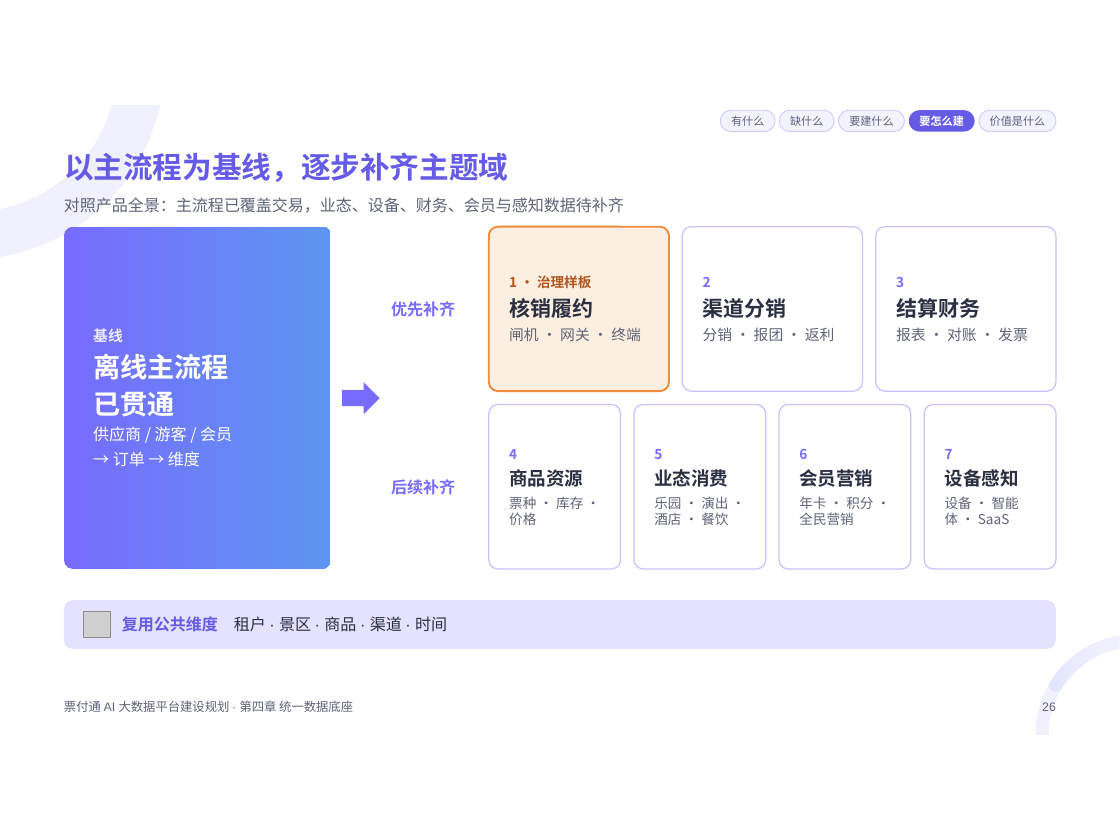
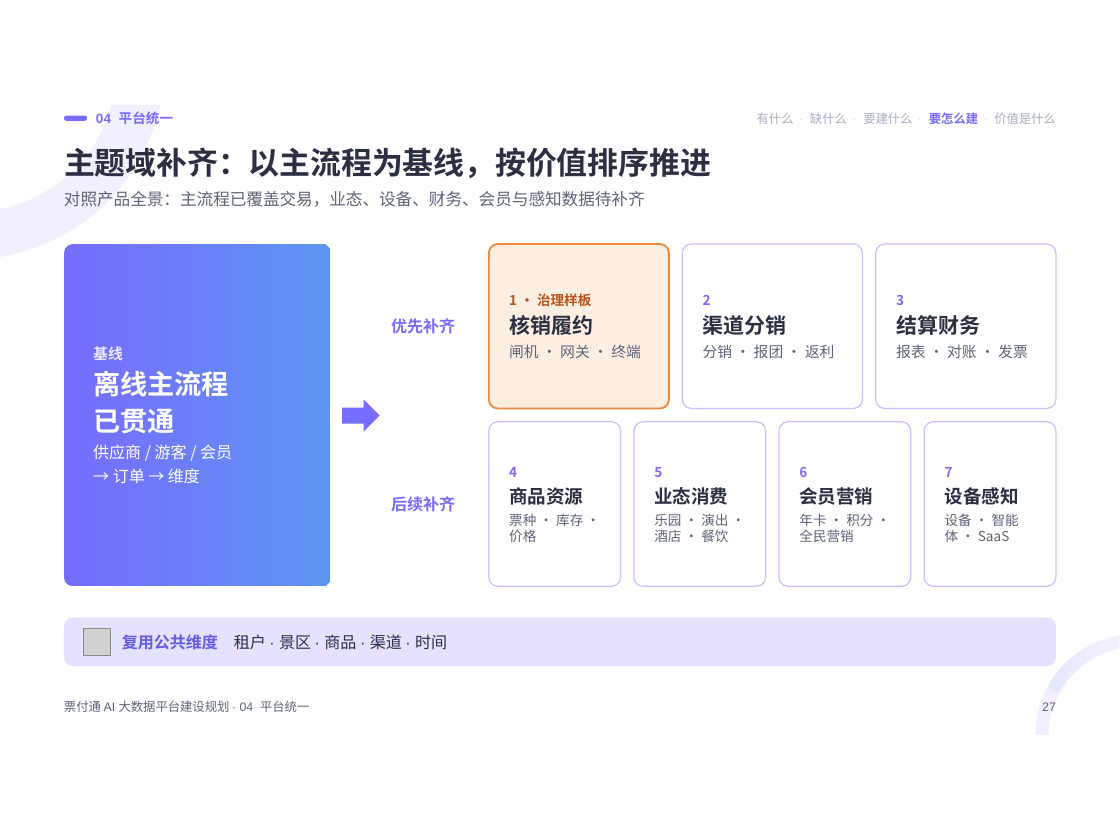
Before and after one commit to keanying/relevance, a slide deck: slide 27 of 票付通AI大数据平台建设规划.pptx (slide 26 before the commit). Drawn at 1120x840 pixels with LibreOffice and Linux fonts; fonts in the diff are those of the drawing; grey boxes stand for pictures. Boxes give left, top, right and bottom in pixels: in the first picture for what was removed or moved away, otherwise in the second. Text is boxed around its words. In the diff, an @@ line names an element or a change of style, - is before the commit and + after.

```diff
--- a/票付通AI大数据平台建设规划.pptx
+++ b/票付通AI大数据平台建设规划.pptx
@@ rounded rectangle added at (64, 116, 87, 121), fill #776CFD @@
@@ text added at (96, 111, 173, 124), 11 pt, text #776CFD, bold @@
+04 平台统一
@@ rounded rectangle removed at (720, 110, 774, 132) @@
-有什么
@@ text added at (757, 112, 1056, 124), 10 pt, text #A9AEC2 @@
+有什么 · 缺什么 · 要建什么 · 要怎么建 · 价值是什么
@@ rounded rectangle removed at (780, 110, 834, 132) @@
-缺什么
@@ rounded rectangle removed at (838, 110, 904, 132) @@
-要建什么
@@ rounded rectangle removed at (908, 110, 974, 132) @@
-要怎么建
@@ rounded rectangle removed at (980, 110, 1056, 132) @@
-价值是什么
@@ title at (64, 147, 711, 178): text changed; size 24 to 25 pt; text colour #655BE6 to #2B2F42 @@
-以主流程为基线，逐步补齐主题域
+主题域补齐：以主流程为基线，按价值排序推进
@@ text "对照产品全景：主流程已覆盖交易，业态、设备、财务、会员与感知数据待补齐" at (64, 191, 645, 207): size 13 to 13.5 pt @@
@@ 4 rounded rectangles, 1 picture, 1 text: place and size @@
-4 rounded rectangles, 1 picture, 1 text at (64, 227, 1056, 638)
+4 rounded rectangles, 1 picture, 1 text at (64, 244, 1056, 655)
@@ 5 rounded rectangles, 2 texts, 1 right arrow: place and size @@
-5 rounded rectangles, 2 texts, 1 right arrow at (64, 382, 1056, 649)
+5 rounded rectangles, 2 texts, 1 right arrow at (64, 400, 1056, 667)
@@ text at (64, 700, 309, 712): text changed @@
-票付通 AI 大数据平台建设规划 · 第四章 统一数据底座
+票付通 AI 大数据平台建设规划 · 04 平台统一
@@ text at (1042, 702, 1056, 711): text changed @@
-26
+27
```
Also in this commit, not shown: 51 other slides changed, 1 slide added, 1 slide removed.
